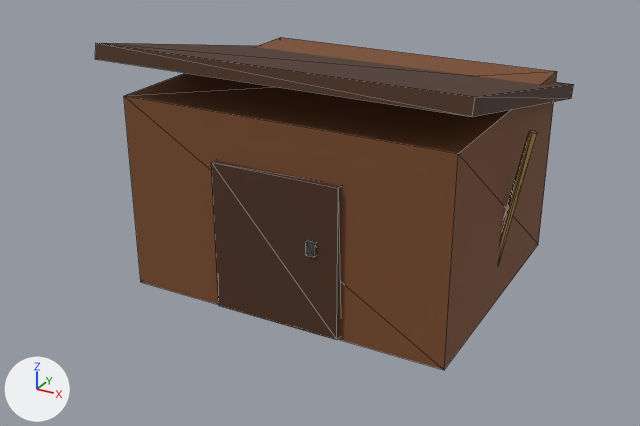
Two versions of the glTF model assets/facilities/building_keeper_shed.glb, one commit apart.
Both versions are drawn from a 50 mm camera at (3.61, -7.22, 4.09) aimed at (-0.15, -0.39, 0.68). The axes (+X, +Y, +Z) are drawn at lower left. The lights are the same throughout. The first picture is the older version. Mesh edges are drawn as thin lines. Vertices at exactly the same position are counted once.

In view in the first picture: 'SM_facilities_building_keeper_shed'.
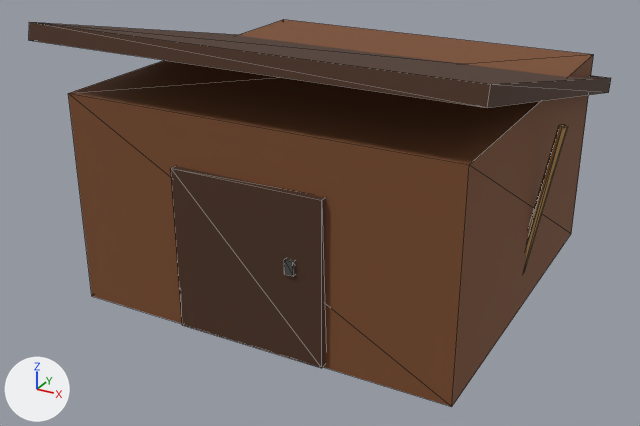
The change, as a diff of the scene's bpy script:
```diff
--- a/assets/facilities/building_keeper_shed.glb.py
+++ b/assets/facilities/building_keeper_shed.glb.py
@@ me_sm_facilities_building_keeper_shed @@
 # used by ob_sm_facilities_building_keeper_shed; location = (0.0, 0.0, 0.0)
-me_sm_facilities_building_keeper_shed.from_pydata(...)  # 44 vertices, 68 faces; spans x -1.75..1.75, y -1.51..1.51, z 0.0..2.36
-me_sm_facilities_building_keeper_shed.vertices[8].co = (-1.75, -1.51, 2.22)  # pixel (95, 59)
-me_sm_facilities_building_keeper_shed.vertices[9].co = (-1.75, -1.48, 2.36)  # pixel (95, 42)
-me_sm_facilities_building_keeper_shed.vertices[10].co = (-1.75, 1.48, 1.59)
-me_sm_facilities_building_keeper_shed.vertices[11].co = (-1.75, 1.51, 1.72)
-me_sm_facilities_building_keeper_shed.vertices[12].co = (1.68, -1.51, 2.22)  # pixel (472, 116)
-me_sm_facilities_building_keeper_shed.vertices[13].co = (1.68, -1.48, 2.36)  # pixel (475, 96)
-me_sm_facilities_building_keeper_shed.vertices[14].co = (1.68, 1.48, 1.59)  # pixel (571, 98)
-me_sm_facilities_building_keeper_shed.vertices[15].co = (1.68, 1.51, 1.72)  # pixel (573, 84)
+me_sm_facilities_building_keeper_shed.from_pydata(...)  # 44 vertices, 68 faces; spans x -2.0..2.0, y -2.0..2.0, z 0.0..2.6
+# me_sm_facilities_building_keeper_shed part 1: the loose piece of 8 vertices spanning x -1.61..1.54, y -1.35..1.35, z 0.0..1.87 is scaled about its middle by (1.15, 1.33, 1.05), then moved by (0.01, 0.0, 0.05)
+# me_sm_facilities_building_keeper_shed part 2: the loose piece of 8 vertices spanning x -0.65..0.57, y -1.4..-1.33, z 0.03..1.43 is scaled about its middle by (1.15, 0.995, 1.05), then moved by (0.01, -0.45, 0.04)
+# me_sm_facilities_building_keeper_shed part 3: the loose piece of 8 vertices spanning x 0.29..0.37, y -1.43..-1.33, z 0.78..0.9 is moved by (0.06, -0.45, 0.05)
+# me_sm_facilities_building_keeper_shed part 4: the loose piece of 12 vertices spanning x 1.43..1.75, y -0.04..0.04, z 0.19..1.68 is scaled about its middle by (1, 0.995, 1.05), then moved by (0.25, 0.0, 0.05)
+# me_sm_facilities_building_keeper_shed part 5
+me_sm_facilities_building_keeper_shed.vertices[8].co = (-2.0, -2.0, 2.46)  # pixel (28, 40)
+me_sm_facilities_building_keeper_shed.vertices[9].co = (-2.0, -1.97, 2.6)  # pixel (29, 21)
+me_sm_facilities_building_keeper_shed.vertices[10].co = (-2.0, 1.97, 1.56)
+me_sm_facilities_building_keeper_shed.vertices[11].co = (-2.0, 2.0, 1.71)
+me_sm_facilities_building_keeper_shed.vertices[12].co = (1.94, -2.0, 2.46)  # pixel (487, 107)
+me_sm_facilities_building_keeper_shed.vertices[13].co = (1.94, -1.97, 2.6)  # pixel (490, 84)
+me_sm_facilities_building_keeper_shed.vertices[14].co = (1.94, 1.97, 1.56)  # pixel (608, 92)
+me_sm_facilities_building_keeper_shed.vertices[15].co = (1.94, 2.0, 1.71)  # pixel (611, 77)
 me_sm_facilities_building_keeper_shed.materials.append(mat_mat_palette)
```

Boxes [x1, y1, x2, y2] around the edits, measured in the pictures (640 x 426 px; the box of a moved part takes in the faces that stretch with it):
'SM_facilities_building_keeper_shed', reshaped (21% wider, 16% taller): before [95, 37, 574, 370]; after [29, 19, 611, 407]
part 1 of me_sm_facilities_building_keeper_shed, moved or reshaped: before [124, 37, 557, 370]; after [68, 19, 594, 407]
part 2 of me_sm_facilities_building_keeper_shed, moved or reshaped: before [212, 160, 341, 340]; after [171, 166, 326, 368]
part 3 of me_sm_facilities_building_keeper_shed, moved or reshaped: before [306, 241, 316, 257]; after [284, 258, 295, 276]
part 4 of me_sm_facilities_building_keeper_shed, moved or reshaped: before [500, 130, 538, 258]; after [526, 124, 568, 264]
part 5 of me_sm_facilities_building_keeper_shed, moved or reshaped: before [95, 43, 574, 117]; after [29, 22, 611, 108]
